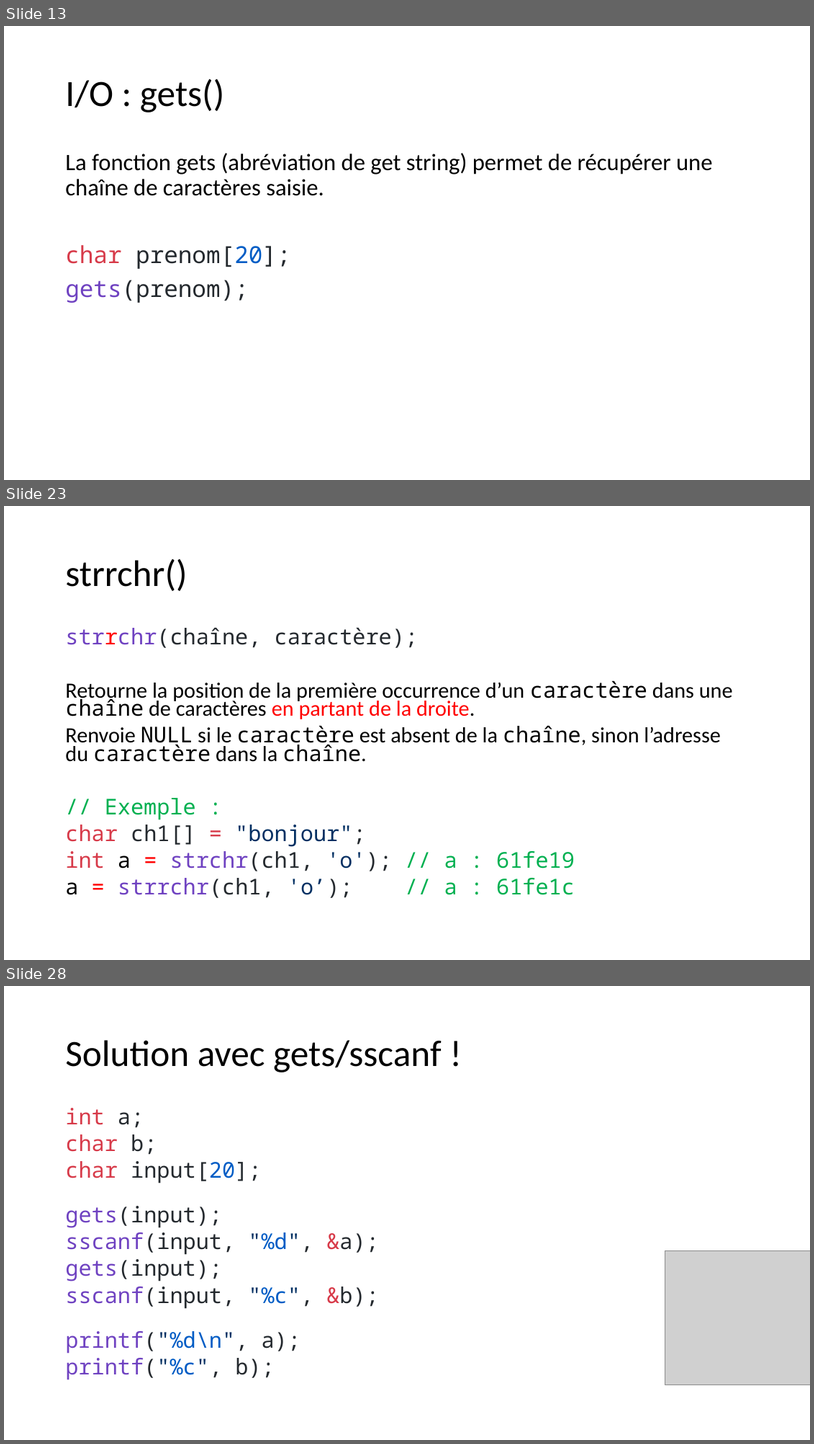
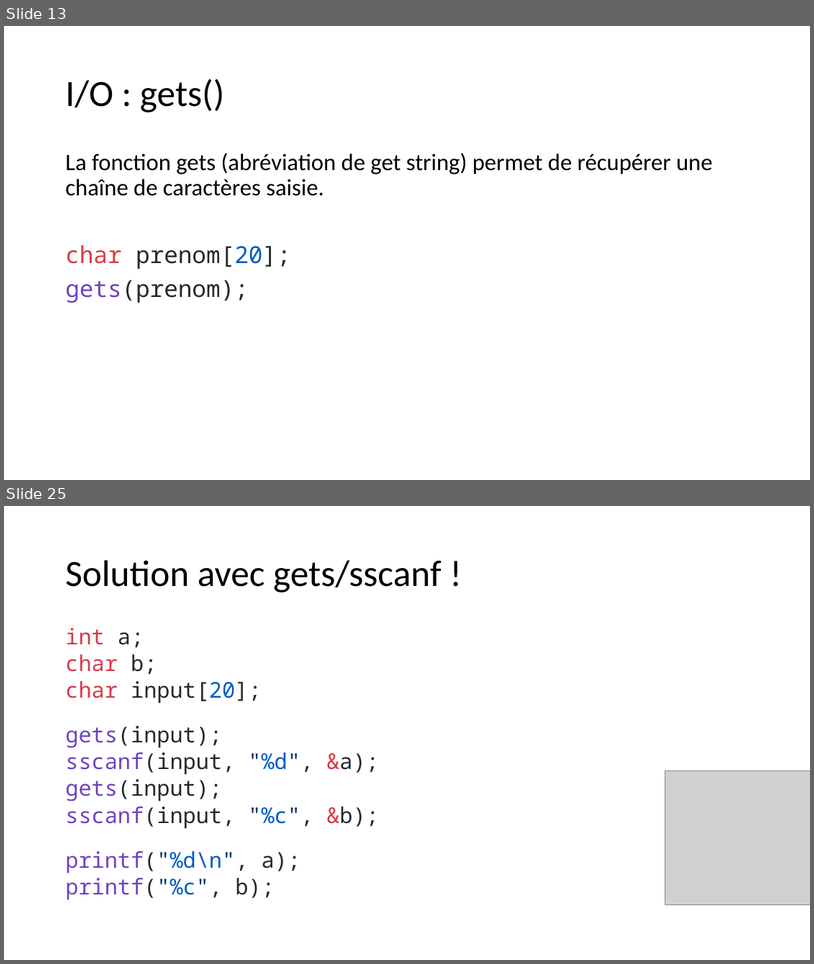
Before and after one commit to Firestorm49/bts-1, a slide deck: 02_C/03_Tableaux/tableaux.pptx. Shown one above the other, each under a label of ours: slides 13, 23 and 28 before the commit, slides 13 and 25 after it; the slides between them are not shown. The pictures are 814x1444 and 814x964 pixels, drawn with LibreOffice and Linux fonts; fonts in the diff are those of the drawing; grey boxes stand for pictures. Boxes give left, top, right and bottom in pixels: in the first picture for what was removed or moved away, otherwise in the second. Text is boxed around its words. In the diff, an @@ line names an element or a change of style, - is before the commit and + after.

```diff
--- a/02_C/03_Tableaux/tableaux.pptx
+++ b/02_C/03_Tableaux/tableaux.pptx
@@ slide 23 removed at [4,506,810,960], background #FFFFFF @@
@@ title removed at [65,559,187,591] @@
-strrchr()
@@ text removed at [65,628,733,898] @@
-strrchr(chaîne, caractère);
-Retourne la position de la première occurrence d’un caractère dans une chaîne de caractères en partant de la droite.
-Renvoie NULL si le caractère est absent de la chaîne, sinon l’adresse du caractère dans la chaîne.
-// Exemple :
-char ch1[] = "bonjour";
-int a = strchr(ch1, 'o'); // a : 61fe19
-a = strrchr(ch1, 'o’); // a : 61fe1c
@@ what was slide 28 is now slide 25 @@
```
Also in this commit, not shown: 11 slides changed, 4 other slides removed, 28 other files.
